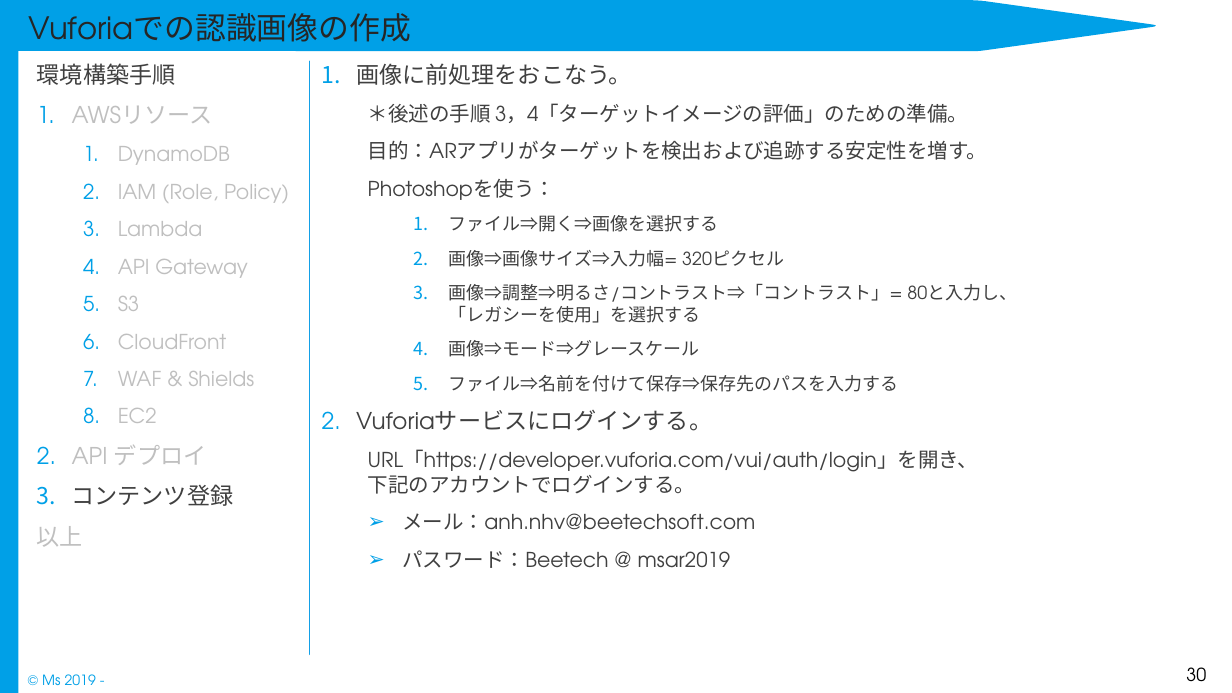
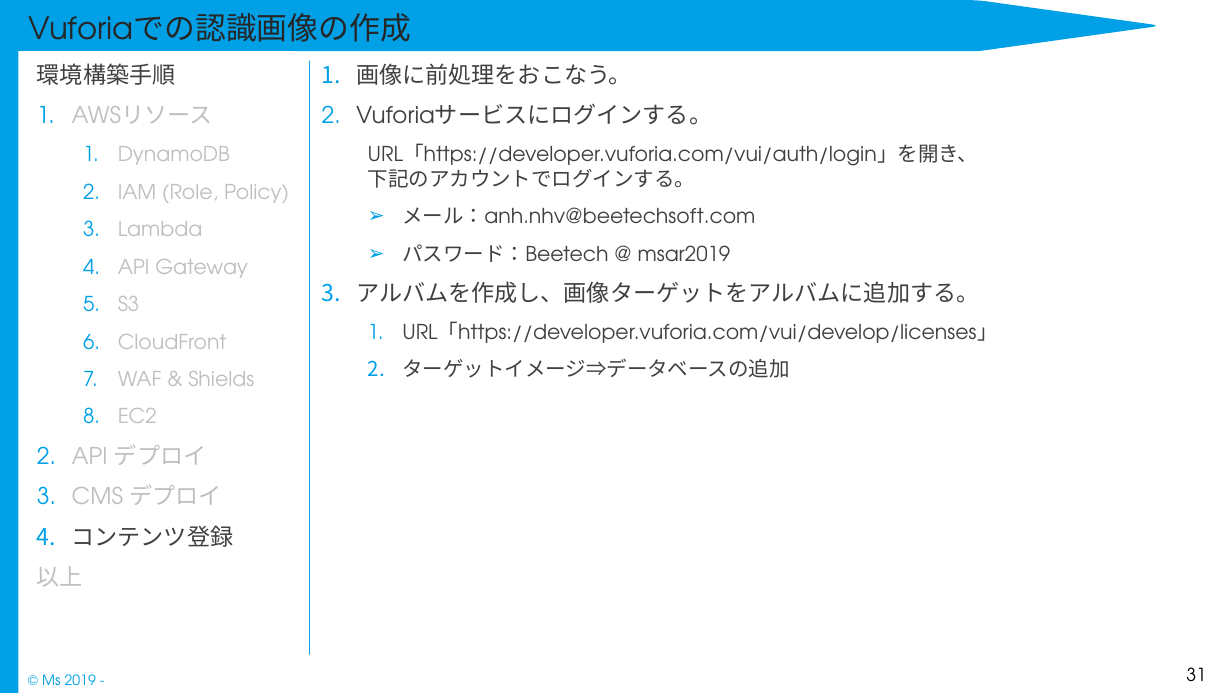
Before and after one commit to Rie-Ishimura/https-github.com-uetomae-msar_Documents_1, a slide deck: slide 31 of 04.環境構築/インフラ/msar_環境構築手順書.pptx (slide 30 before the commit). Drawn at 1232x693 pixels with LibreOffice and Linux fonts; fonts in the diff are those of the drawing. Boxes give left, top, right and bottom in pixels: in the first picture for what was removed or moved away, otherwise in the second. Text is boxed around its words. In the diff, an @@ line names an element or a change of style, - is before the commit and + after.

Commit message:
環境構築手順 追記

```diff
--- a/04.環境構築/インフラ/msar_環境構築手順書.pptx
+++ b/04.環境構築/インフラ/msar_環境構築手順書.pptx
@@ text at [368,103,1017,392]: paragraphs removed @@
-  ＊後述の手順 3，4「ターゲットイメージの評価」のための準備。
-  目的：ARアプリがターゲットを検出および追跡する安定性を増す。
-  Photoshopを使う：
-    1. ファイル⇒開く⇒画像を選択する
-    2. 画像⇒画像サイズ⇒入力幅= 320ピクセル
-    3. 画像⇒調整⇒明るさ/コントラスト⇒「コントラスト」= 80と入力し、
-       「レガシーを使用」を選択する
-    4. 画像⇒モード⇒グレースケール
-    5. ファイル⇒名前を付けて保存⇒保存先のパスを入力する
@@ text at [356,281,997,378]: paragraphs added @@
+3. アルバムを作成し、画像ターゲットをアルバムに追加する。
+  1. URL「https://developer.vuforia.com/vui/develop/licenses」
+  2. ターゲットイメージ⇒データベースの追加
@@ text at [72,485,221,505]: paragraph added @@
+3. CMS デプロイ
@@ page number at [1186,667,1206,681]: text changed @@
-30
+31
```
Also in this commit, not shown: 20 other slides changed, 1 slide added.
